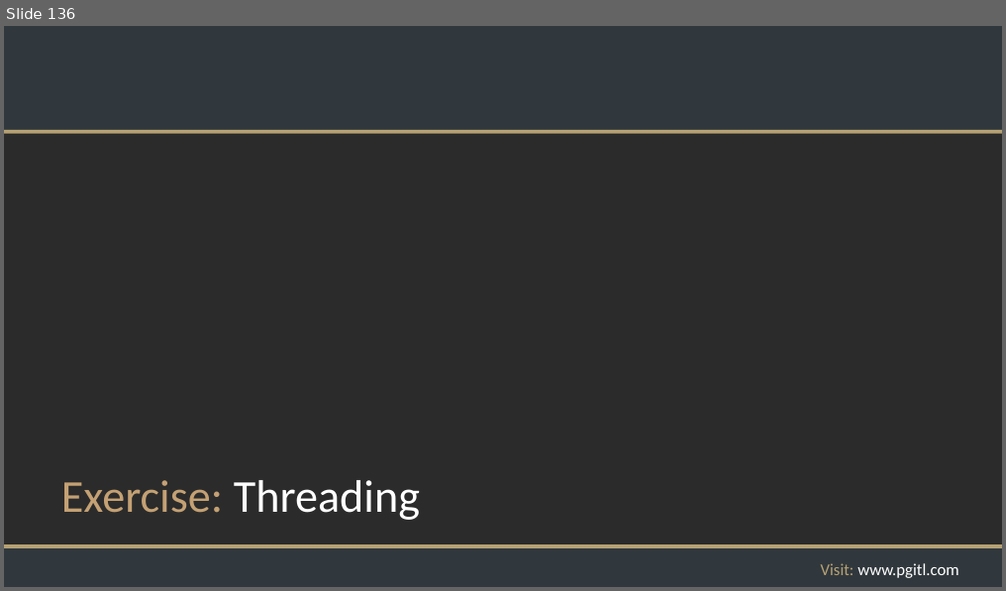
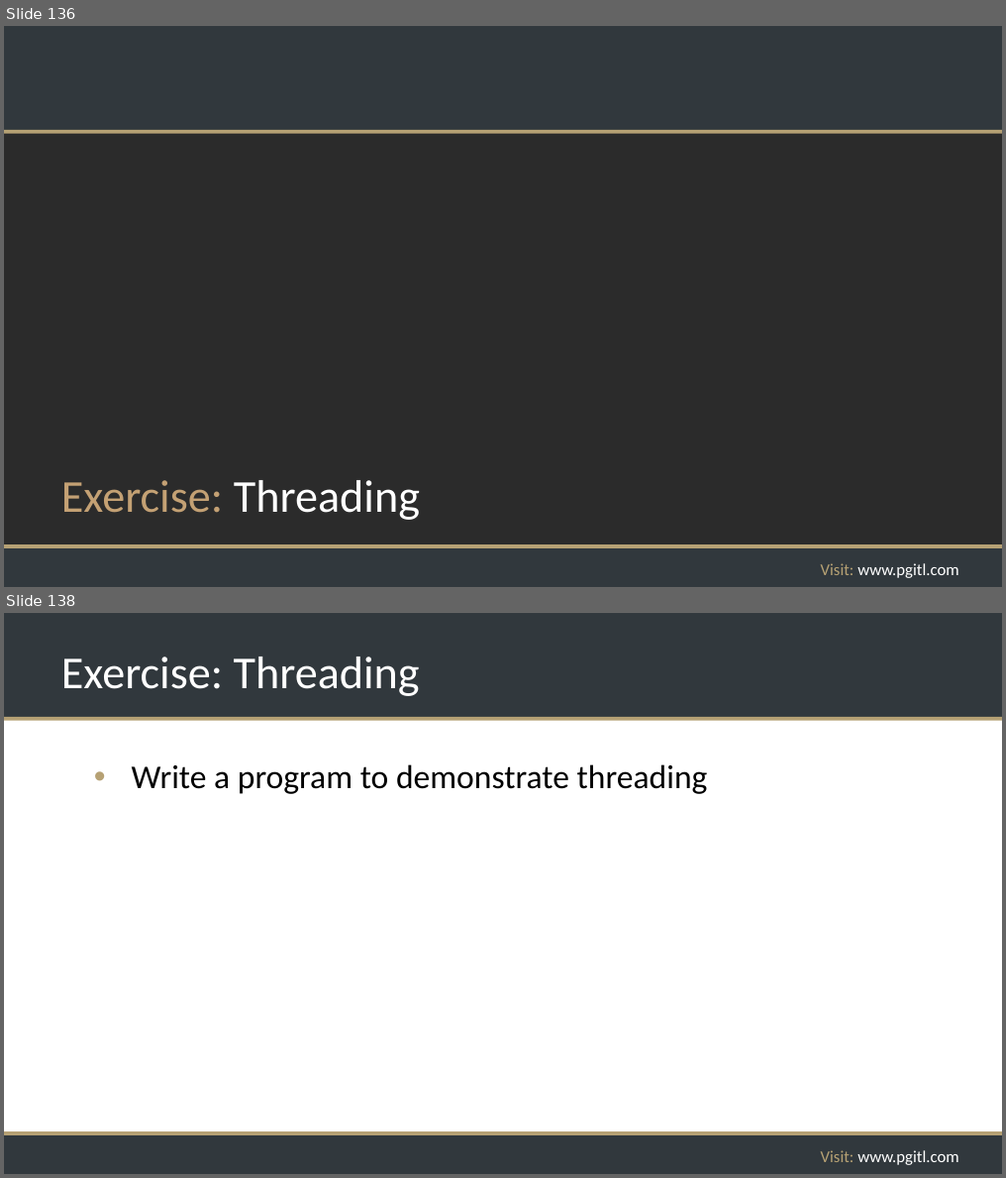
Before and after one commit to rikkouri/project-a, a slide deck: Programming Foundations.pptx. Shown one above the other, each under a label of ours: slide 136 before the commit, slides 136 and 138 after it; the slides between them are not shown. The pictures are 1006x591 and 1006x1178 pixels, drawn with LibreOffice and Linux fonts; fonts in the diff are those of the drawing; background and template pictures are left out; a plain dark background stands for a picture behind light text. Boxes give left, top, right and bottom in pixels: in the first picture for what was removed or moved away, otherwise in the second. Text is boxed around its words. In the diff, an @@ line names an element or a change of style, - is before the commit and + after.

```diff
--- a/Programming Foundations.pptx
+++ b/Programming Foundations.pptx
@@ slide 138 added at <box>4,613,1002,1174</box>, background #FFFFFF; not listed: 5 template elements that a slide beside it also shows @@
@@ title added at <box>61,657,420,696</box>, 44 pt, text #FFFFFF @@
+Exercise: Threading
@@ text added at <box>132,764,708,794</box>, 32 pt, text #000000 @@
+• Write a program to demonstrate threading
```
Also in this commit, not shown: 1 slide changed, 18 other slides added, 1 slide removed.
